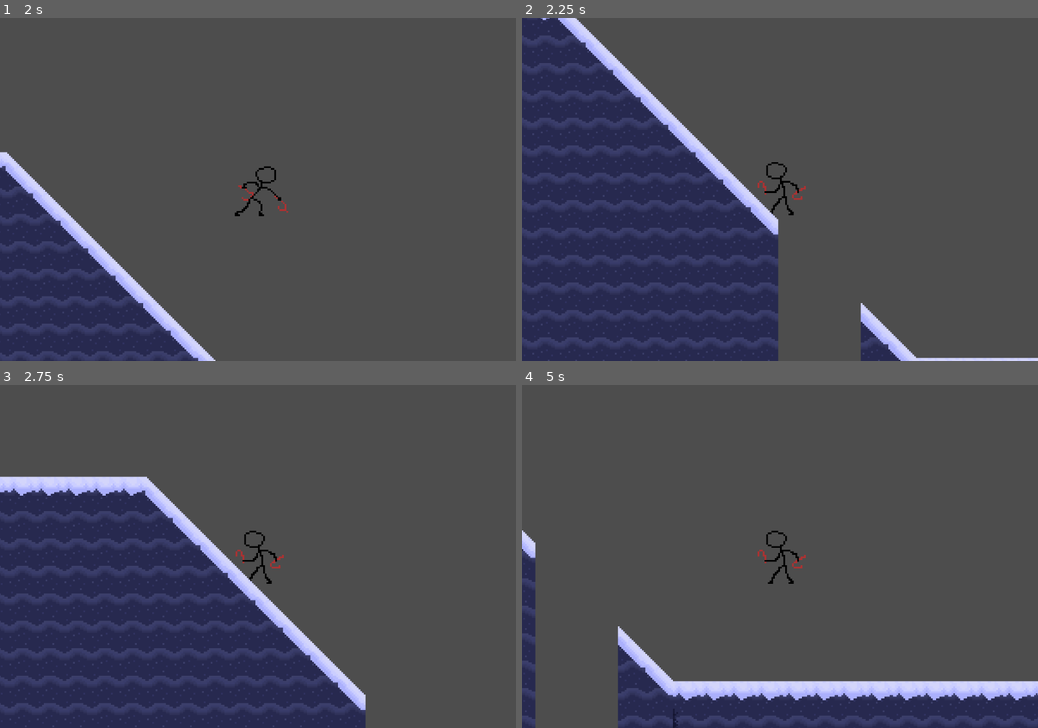
Above: before the commit, frames 1-4 (two rows, left to right).
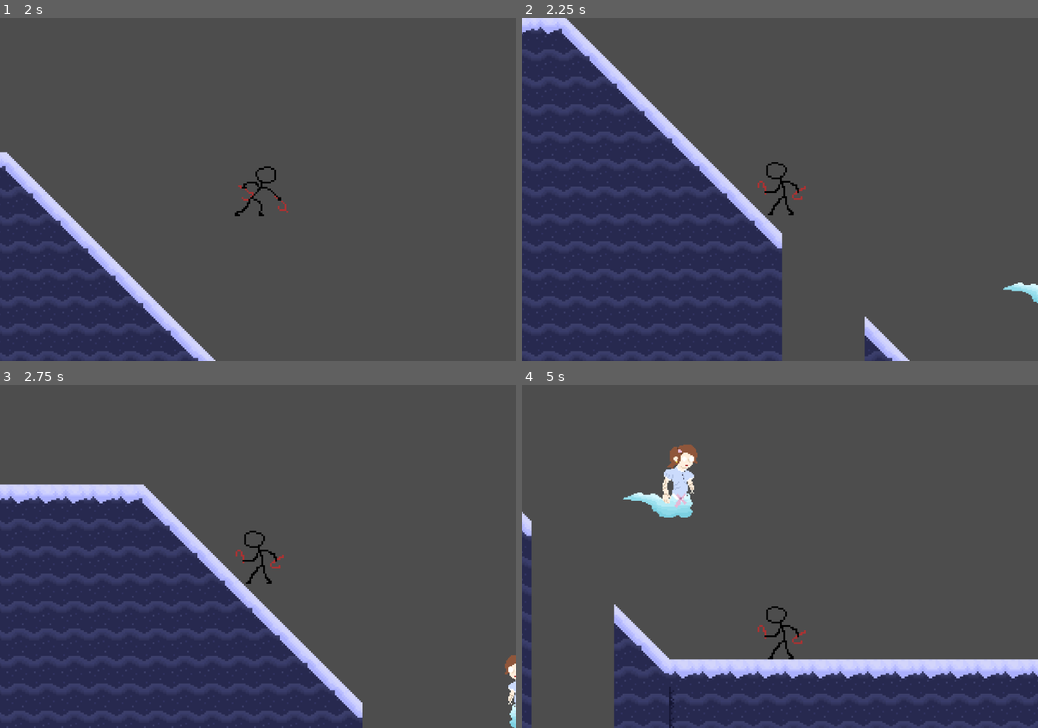
Above: after the commit, the same moments.

Repository: LukasPeres/Santa-Vinganca
Game: Godot game, scene res://Scene/game.tscn
Same seed, same stepped clock (60 frames per second), same inputs: the game is played once before the commit and once after it.
Inputs:
- Up to frame 1 (2 s): hold D (right) from 0.53 s (still down); tap J (attack) at 0.6, 1.55 s; tap W (jump) at 0.77, 1.52 s; tap Shift (dash) at 0.8, 1.35 s
- Up to frame 2 (2.25 s): release D (right) at 2.03 s; hold A (left) from 2.03 s (still down); tap J (attack) at 2.1 s
- Up to frame 3 (2.75 s): keep holding A (left); tap Shift (dash) at 2.3 s
- Up to frame 4 (5 s): release A (left) at 2.78 s; hold D (right) 2.78-4.28 s; tap Shift (dash) at 2.85, 3.8 s; tap W (jump) at 3.02, 3.77, 4.52 s; tap J (attack) at 3.05, 4.55 s; tap 1 (weapon_1) at 3.6 s; hold A (left) from 4.28 s (still down); tap 2 (weapon_2) at 4.35 s

Frame 1 is identical in both runs. In frame 2, 15% of the frame differs, in the area x 0-100%, y 0-100%; in frame 3, 13%; in frame 4, 13%.

Commit message:
feat fantasma part 1

Diff:
--- /dev/null
+++ b/Entities/fantasma.tscn
@@ -0,0 +1,30 @@
+[gd_scene format=3 uid="uid://bn7mw8wr88drk"]
+
+[ext_resource type="Script" uid="uid://du21yuqe8c1ji" path="res://Scripts/Fantasma.gd" id="1_ecgxc"]
+[ext_resource type="Texture2D" uid="uid://2k5kbosmqpv8" path="res://Sprites/Personagens/Fantasma/Menina Fantasma.png" id="2_djjgj"]
+
+[sub_resource type="SpriteFrames" id="SpriteFrames_dck1r"]
+animations = [{
+"frames": [{
+"duration": 1.0,
+"texture": ExtResource("2_djjgj")
+}],
+"loop": true,
+"name": &"Idle",
+"speed": 5.0
+}]
+
+[sub_resource type="CapsuleShape2D" id="CapsuleShape2D_tadl6"]
+
+[node name="CharacterBody2D" type="CharacterBody2D" unique_id=717619941]
+collision_layer = 4
+collision_mask = 0
+script = ExtResource("1_ecgxc")
+
+[node name="AnimatedSprite2D" type="AnimatedSprite2D" parent="." unique_id=561862952]
+scale = Vector2(0.7, 0.7)
+sprite_frames = SubResource("SpriteFrames_dck1r")
+animation = &"Idle"
+
+[node name="CollisionShape2D" type="CollisionShape2D" parent="." unique_id=76702827]
+shape = SubResource("CapsuleShape2D_tadl6")
--- a/Entities/player.tscn
+++ b/Entities/player.tscn
@@ -4,7 +4,8 @@
 [ext_resource type="Texture2D" uid="uid://b7qx7heaiiufr" path="res://Sprites/Concepts/Papanel/sprite_idle_default.png" id="2_gb1tc"]
 [ext_resource type="Texture2D" uid="uid://dvwibl470mnb1" path="res://Sprites/Concepts/Papanel/ataque_melee_funcionando-Sheet.png" id="2_xd3k7"]
 
-[sub_resource type="CapsuleShape2D" id="CapsuleShape2D_tcnsb"]
+[sub_resource type="RectangleShape2D" id="RectangleShape2D_taegk"]
+size = Vector2(20, 30)
 
 [sub_resource type="AtlasTexture" id="AtlasTexture_taegk"]
 atlas = ExtResource("2_xd3k7")
@@ -51,11 +52,11 @@
 script = ExtResource("1_tcnsb")
 
 [node name="CollisionShape2D" type="CollisionShape2D" parent="." unique_id=37613180]
-shape = SubResource("CapsuleShape2D_tcnsb")
+shape = SubResource("RectangleShape2D_taegk")
 
 [node name="AnimatedSprite2D" type="AnimatedSprite2D" parent="." unique_id=818598190]
 sprite_frames = SubResource("SpriteFrames_xd3k7")
-animation = &"Ataque"
+animation = &"Idle"
 autoplay = "Idle"
 
 [node name="Hitbox" type="Area2D" parent="." unique_id=3414594]
--- a/Scene/game.tscn
+++ b/Scene/game.tscn
@@ -4,6 +4,7 @@
 [ext_resource type="PackedScene" uid="uid://fbqhowj33s0" path="res://Entities/camera.tscn" id="2_w51g1"]
 [ext_resource type="PackedScene" uid="uid://be4s37y88fepm" path="res://Entities/enemy.tscn" id="3_4jv7b"]
 [ext_resource type="TileSet" uid="uid://d1iygux1kot25" path="res://Sprites/Plataformas/tileset_gelo.tres" id="4_03iqk"]
+[ext_resource type="PackedScene" uid="uid://bn7mw8wr88drk" path="res://Entities/fantasma.tscn" id="5_ihreq"]
 
 [node name="SantaVinganca" type="Node2D" unique_id=913418570]
 
@@ -31,3 +32,6 @@
 [node name="TileMapLayer" type="TileMapLayer" parent="Tilemaps" unique_id=1255302681]
 tile_map_data = PackedByteArray("AAASAAwAAAABAAIAAAASAAsAAAABAAEAAAASAAoAAAABAAAAAAARAAwAAAABAAIAAAARAAsAAAABAAEAAAARAA …(32048 unchanged characters)…
 tile_set = ExtResource("4_03iqk")
+
+[node name="CharacterBody2D" parent="." unique_id=717619941 instance=ExtResource("5_ihreq")]
+position = Vector2(1893, 108)
--- /dev/null
+++ b/Scripts/Fantasma.gd
@@ -0,0 +1,181 @@
+extends CharacterBody2D
+
+# Referências aos Nós
+@onready var sprite: AnimatedSprite2D = $AnimatedSprite2D
+
+# --- CONFIGURAÇÕES (CONSTANTES) ---
+const FLOAT_AMPLITUDE = 8.0     # Balanço visual (pixels)
+const FLOAT_SPEED = 2.0         # Velocidade do balanço
+const DETECT_RANGE = 160.0      # Visão do fantasma
+const DASH_DISTANCE = 150.0     # Distância máxima do bote
+const DASH_SPEED = 250.0        # Velocidade do bote (mais rápido agora)
+const PREPARA_TIME = 0.4        # Tempo de aviso (diminuído a seu pedido)
+const ATTACK_COOLDOWN = 1.5     # Tempo de espera entre ataques
+const RETURN_SPEED = 70.0       # Velocidade voltando ao spawn
+
+# --- ESTADOS DO INIMIGO ---
+enum State { IDLE, PREPARING, DASHING, COOLDOWN, RETURN }
+
+# --- VARIÁVEIS DE ATRIBUTOS ---
+var current_state = State.IDLE
+var health = 2
+var spawn_position = Vector2.ZERO
+var player = null
+
+# --- VARIÁVEIS DE CONTROLE DE TEMPO E MOVIMENTO ---
+var time_passed = 0.0           # Controle do seno (flutuar)
+var attack_timer = 0.0          # Cronômetro para preparo/cooldown
+var dash_direction = Vector2.ZERO # Direção travada do ataque
+var dash_start_pos = Vector2.ZERO # Onde o ataque começou para medir distância
+
+# =========================================================
+# Função chamada quando o inimigo entra na cena
+# Responsabilidade: Configuração inicial e grupos
+# =========================================================
+func _ready():
+	add_to_group("enemy")
+	spawn_position = global_position
+	player = get_tree().get_first_node_in_group("player")
+
+# =========================================================
+# Loop principal da física
+# Responsabilidade: Orquestrar estados e efeitos visuais
+# =========================================================
+func _physics_process(delta):
+	visual_float(delta)         # Sempre flutua visualmente
+	update_state(delta)         # Lógica da State Machine
+	move_and_slide()            # Executa o movimento final
+
+# =========================================================
+# Gerencia a troca de comportamentos baseada no estado
+# Responsabilidade: Máquina de Estados (State Machine)
+# =========================================================
+func update_state(delta):
+	match current_state:
+		State.IDLE:
+			idle_state()
+		State.PREPARING:
+			preparing_state(delta)
+		State.DASHING:
+			dashing_state()
+		State.COOLDOWN:
+			cooldown_state(delta)
+		State.RETURN:
+			return_state()
+
+# =========================================================
+# Estado Parado: Fica vigiando a área
+# Responsabilidade: Detectar o jogador para iniciar ataque
+# =========================================================
+func idle_state():
+	velocity = Vector2.ZERO
+	if player:
+		var dist = global_position.distance_to(player.global_position)
+		if dist < DETECT_RANGE:
+			# NOVIDADE: Calcula a direção do bote EXATAMENTE no início do preparo
+			dash_direction = global_position.direction_to(player.global_position)
+			dash_start_pos = global_position
+
+			attack_timer = PREPARA_TIME
+			current_state = State.PREPARING
+
+# =========================================================
+# Estado de Preparação: O "Aviso" do ataque
+# Responsabilidade: Dar tempo de reação e feedback visual (tremer)
+# =========================================================
+func preparing_state(delta):
+	velocity = Vector2.ZERO
+	attack_timer -= delta
+
+	# Efeito de tremer o sprite para avisar o ataque
+	if sprite:
+		sprite.position.x = randf_range(-3, 3)
+
+	if attack_timer <= 0:
+		current_state = State.DASHING
+
+# =========================================================
+# Estado de Dash: O bote em linha reta fixa
+# Responsabilidade: Mover o fantasma até a distância máxima
+# =========================================================
+func dashing_state():
+	velocity = dash_direction * DASH_SPEED
+
+	if sprite:
+		sprite.position.x = 0   # Para de tremer
+		sprite.flip_h = (velocity.x < 0)
+
+	# Verifica se já percorreu a distância limite do dash
+	if global_position.distance_to(dash_start_pos) >= DASH_DISTANCE:
+		velocity = Vector2.ZERO
+		attack_timer = ATTACK_COOLDOWN # Inicia o tempo de descanso
+		current_state = State.COOLDOWN
+
+# =========================================================
+# Estado de Cooldown: Descanso após o bote
+# Responsabilidade: Impedir ataques seguidos e checar fuga do player
+# =========================================================
+func cooldown_state(delta):
+	velocity = Vector2.ZERO
+	attack_timer -= delta
+
+	# Se o player sumiu de vista enquanto ela descansa, ela desiste
+	if player and global_position.distance_to(player.global_position) > DETECT_RANGE * 1.2:
+		current_state = State.RETURN
+		return
+
+	if attack_timer <= 0:
+		current_state = State.IDLE
+
+# =========================================================
+# Estado de Retorno: Volta para o posto original
+# Responsabilidade: Manter o fantasma na posição de spawn
+# =========================================================
+func return_state():
+	var dir = global_position.direction_to(spawn_position)
+	velocity = dir * RETURN_SPEED
+
+	if sprite:
+		sprite.flip_h = (velocity.x < 0)
+
+	if global_position.distance_to(spawn_position) < 10.0:
+		global_position = spawn_position
+		current_state = State.IDLE
+
+# =========================================================
+# Efeito Visual de Flutuar
+# Responsabilidade: Mover apenas o Sprite (não a colisão) suavemente
+# =========================================================
+func visual_float(delta):
+	time_passed += delta
+	# Não balança enquanto está tremendo na preparação
+	if sprite and current_state != State.PREPARING:
+		sprite.position.y = sin(time_passed * FLOAT_SPEED) * FLOAT_AMPLITUDE
+
+# =========================================================
+# Recebe dano com imunidade seletiva
+# Responsabilidade: Filtro de distância (Só aceita tiro de longe)
+# =========================================================
+# No script do INIMIGO (enemy.gd)
+func take_damage(amount, from_position, is_projectile = false):
+	# O 'is_projectile = false' permite que a função aceite 2 ou 3 argumentos
+	if not is_projectile and global_position.distance_to(from_position) < 60:
+		return
+
+	health -= amount
+	if health <= 0:
+		die()
+# =========================================================
+# Remove o inimigo da cena
+# Responsabilidade: Morte
+# =========================================================
+func die():
+	queue_free()
+
+# =========================================================
+# Detecta colisão com o player para causar dano
+# Responsabilidade: Causar dano no Santa Vingança
+# =========================================================
+func _on_damage_area_body_entered(body: Node2D) -> void:
+	if body.is_in_group("player"):
+		body.take_damage(1, global_position)
--- a/Scripts/bullet.gd
+++ b/Scripts/bullet.gd
@@ -4,15 +4,14 @@
 const SPEED = 500
 
 func _physics_process(_delta):
-
 	velocity.x = direction * SPEED
 	move_and_slide()
 
 	for i in get_slide_collision_count():
-
 		var collision = get_slide_collision(i)
 		var body = collision.get_collider()
 
 		if body.is_in_group("enemy"):
-			body.take_damage(1, global_position)
+		# Adicionamos o 'true' no final para avisar que é um projétil
+			body.take_damage(1, global_position, true)
 			queue_free()
--- a/Scripts/enemy.gd
+++ b/Scripts/enemy.gd
@@ -101,9 +101,12 @@
 # Recebe dano
 # Responsabilidade: reduzir vida e reagir ao impacto
 # =========================================================
-func take_damage(amount, from_position):
+func take_damage(amount, from_position, _is_projectile = false):
+	# REMOVEMOS O FILTRO DE DISTÂNCIA DAQUI.
+	# Agora, se a função foi chamada, o dano ENTRA, seja bala ou espada.
+
 	health -= amount
-	print("Enemy vida:", health)
+	print("Recebeu dano! Vida atual: ", health)
 
 	if health <= 0:
 		die()
Not shown, added: Scripts/Fantasma.gd.uid
